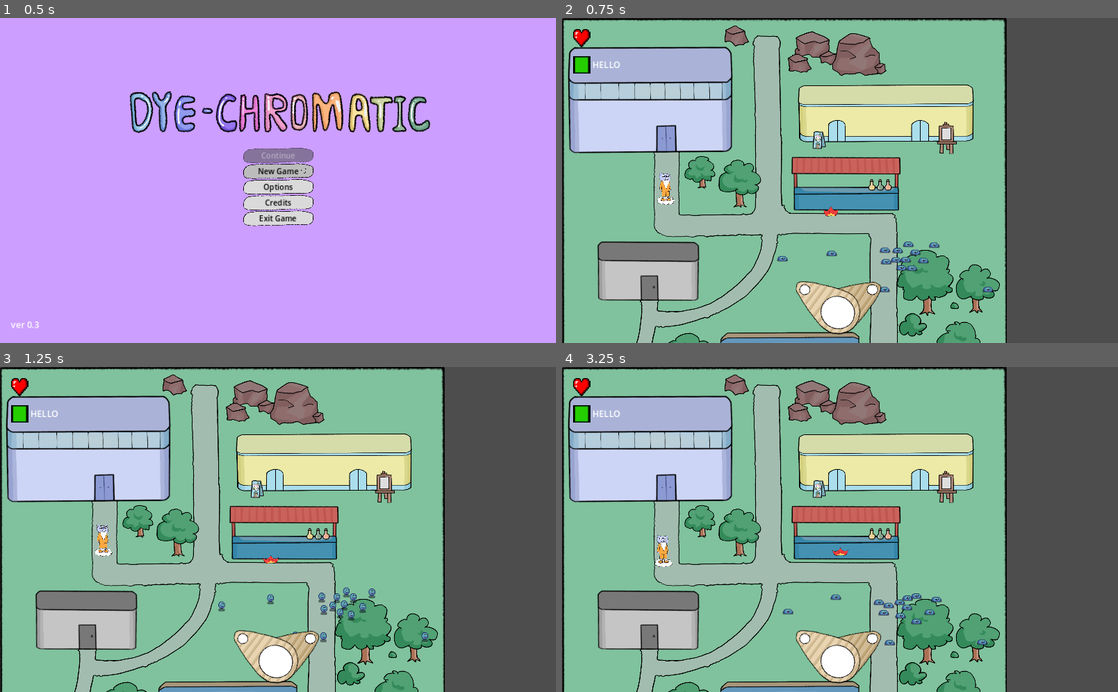
Above: before the commit, frames 1-4 (two rows, left to right).
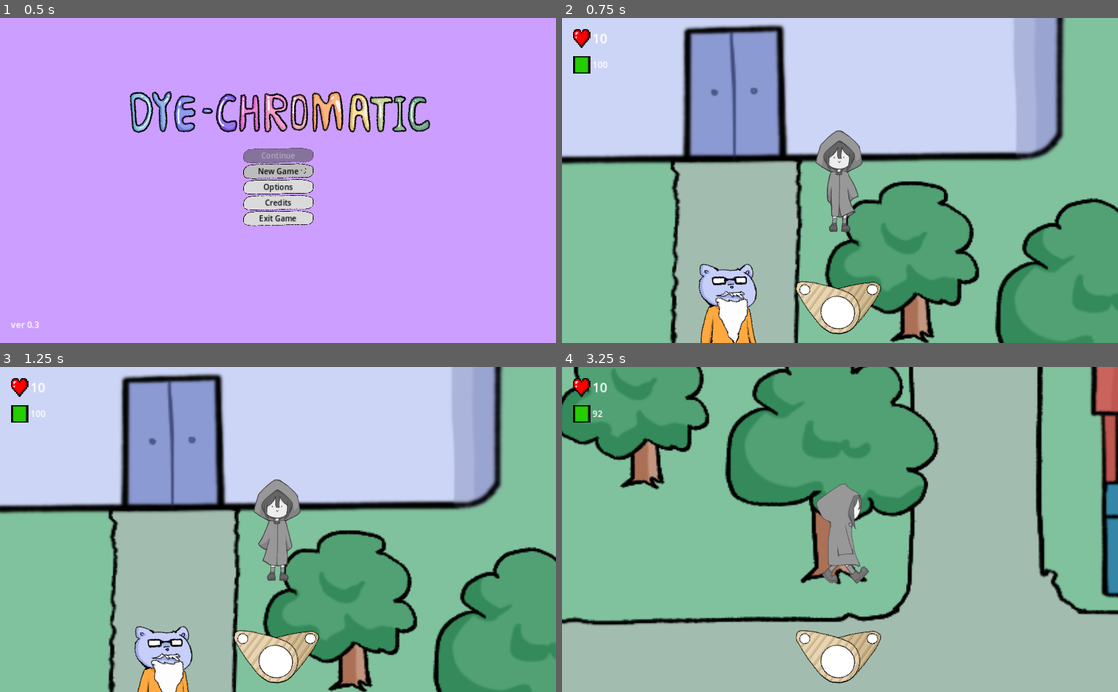
Above: after the commit, the same moments.

Repository: JMSVY-Super-Cool-Group-14/Dye-Chromatic
Game: Godot game, scene res://scenes/ui/main.tscn
Same seed, same stepped clock (60 frames per second), same inputs: the game is played once before the commit and once after it.
Inputs (mouse positions are in pixels of both pictures, inside the frame that each line leads up to):
- Up to frame 1 (0.5 s): no input
- Up to frame 2 (0.75 s): click "New Game" at 0.5 s
- Up to frame 3 (1.25 s): no input
- Up to frame 4 (3.25 s): move the mouse to (962, 513) at 1.27 s; hold D (move_right) 1.28-2.03 s; tap C (interact) at 1.35 s; move the mouse to (728, 545) at 2.02 s; hold S (move_down) 2.03-2.78 s; tap V (lock_on) at 2.1 s; move the mouse to (895, 458) at 2.77 s; hold D (move_right) from 2.78 s (still down); hold F (melee_attack) from 2.78 s (still down)

Frame 1 is identical in both runs. In frame 2, 78% of the frame differs, in the area x 0-100%, y 0-100%; in frame 3, 78%; in frame 4, 84%.
Error before the commit: Invalid access to property or key 'hp' on a base object of type 'null instance'. (res://scripts/StateMachine/GameFSM.gd:13)

Commit message:
Fixed WEIRD merge break

Diff:
--- a/src/scenes/player.tscn
+++ b/src/scenes/player.tscn
@@ -40,6 +40,11 @@
 [ext_resource type="Texture2D" uid="uid://dyxxmbruridks" path="res://assets/sprites/mc_basic.sprites/walk_back/walk_b6.tres" id="31_tl005"]
 [ext_resource type="Script" path="res://scripts/PlayerAnimated.gd" id="33_pu3a3"]
 [ext_resource type="Script" path="res://scripts/Camera2D.gd" id="34_oibyl"]
+[ext_resource type="Texture2D" uid="uid://dex3d2e5spbo6" path="res://assets/sprites/slash.sprites/Slash-1.tres" id="41_044ym"]
+[ext_resource type="Texture2D" uid="uid://ui4hssfnydx4" path="res://assets/sprites/slash.sprites/Slash-2.tres" id="42_ge6ck"]
+[ext_resource type="Texture2D" uid="uid://cxxag1we6q62f" path="res://assets/sprites/slash.sprites/Slash-3.tres" id="43_yem7g"]
+[ext_resource type="Texture2D" uid="uid://l2nvsqvjk3wm" path="res://assets/sprites/slash.sprites/Slash-4.tres" id="44_6dvai"]
+[ext_resource type="Texture2D" uid="uid://bg1h6s2vbpvvn" path="res://assets/UI/targetLockTemp.png" id="45_ar07b"]
 
 [sub_resource type="SpriteFrames" id="SpriteFrames_bgi2u"]
 animations = [{
@@ -210,6 +215,98 @@
 height = 1020.0
 
 [sub_resource type="CapsuleShape2D" id="CapsuleShape2D_ugejp"]
+
+[sub_resource type="SpriteFrames" id="SpriteFrames_jbfnq"]
+animations = [{
+"frames": [{
+"duration": 0.1,
+"texture": null
+}, {
+"duration": 0.1,
+"texture": ExtResource("41_044ym")
+}, {
+"duration": 0.1,
+"texture": ExtResource("42_ge6ck")
+}, {
+"duration": 0.1,
+"texture": ExtResource("43_yem7g")
+}, {
+"duration": 0.1,
+"texture": ExtResource("44_6dvai")
+}, {
+"duration": 0.1,
+"texture": null
+}],
+"loop": false,
+"name": &"attack",
+"speed": 15.0
+}]
+
+[sub_resource type="Animation" id="Animation_81yjo"]
+resource_name = "attack1"
+length = 3.5
+tracks/0/type = "value"
+tracks/0/imported = false
+tracks/0/enabled = true
+tracks/0/path = NodePath("MeleeAnimate1:frame")
+tracks/0/interp = 1
+tracks/0/loop_wrap = true
+tracks/0/keys = {
+"times": PackedFloat32Array(0, 0.2, 1, 1.8, 2.6, 3.5),
+"transitions": PackedFloat32Array(1, 1, 1, 1, 1, 1),
+"update": 1,
+"values": [0, 1, 2, 3, 4, 5]
+}
+tracks/1/type = "value"
+tracks/1/imported = false
+tracks/1/enabled = true
+tracks/1/path = NodePath("MeleeHitbox:disabled")
+tracks/1/interp = 1
+tracks/1/loop_wrap = true
+tracks/1/keys = {
+"times": PackedFloat32Array(0, 1, 3, 3.5),
+"transitions": PackedFloat32Array(1, 1, 1, 1),
+"update": 1,
+"values": [true, false, false, true]
+}
+
+[sub_resource type="AnimationLibrary" id="AnimationLibrary_qtfsg"]
+_data = {
+"attack1": SubResource("Animation_81yjo")
+}
+
+[sub_resource type="Animation" id="Animation_l0y56"]
+resource_name = "attack2"
+length = 3.5
+tracks/0/type = "value"
+tracks/0/imported = false
+tracks/0/enabled = true
+tracks/0/path = NodePath(".:frame")
+tracks/0/interp = 1
+tracks/0/loop_wrap = true
+tracks/0/keys = {
+"times": PackedFloat32Array(0, 0.2, 1, 1.8, 2.6, 3.5),
+"transitions": PackedFloat32Array(1, 1, 1, 1, 1, 1),
+"update": 1,
+"values": [0, 1, 2, 3, 4, 5]
+}
+tracks/1/type = "value"
+tracks/1/imported = false
+tracks/1/enabled = true
+tracks/1/path = NodePath("../MeleeHitbox:disabled")
+tracks/1/interp = 1
+tracks/1/loop_wrap = true
+tracks/1/keys = {
+"times": PackedFloat32Array(0, 1, 3, 3.5),
+"transitions": PackedFloat32Array(1, 1, 1, 1),
+"update": 1,
+"values": [true, false, false, true]
+}
+
+[sub_resource type="AnimationLibrary" id="AnimationLibrary_2r1e6"]
+_data = {
+"attack2": SubResource("Animation_l0y56")
+}
 
 [sub_resource type="CircleShape2D" id="CircleShape2D_aq8ff"]
 
@@ -223,10 +320,9 @@
 sprite_frames = SubResource("SpriteFrames_bgi2u")
 animation = &"melee_up"
 autoplay = "idle"
-frame_progress = 0.0637815
 script = ExtResource("33_pu3a3")
 
-[node name="CollisionShape2D" type="CollisionShape2D" parent="." groups=["player"]]
+[node name="CollisionShape2D" type="CollisionShape2D" parent="."]
 visibility_layer = 3
 position = Vector2(-1.90735e-06, -1.90735e-06)
 scale = Vector2(0.1, 0.1)
@@ -237,9 +333,10 @@
 script = ExtResource("34_oibyl")
 
 [node name="MeleeRange" type="Area2D" parent="."]
-
-[node name="CollisionShape2D" type="CollisionShape2D" parent="MeleeRange"]
-scale = Vector2(8.68829, 5.42599)
+position = Vector2(0, -61)
+
+[node name="MeleeHitbox" type="CollisionShape2D" parent="MeleeRange"]
+scale = Vector2(6.12829, 4.58599)
 shape = SubResource("CapsuleShape2D_ugejp")
 disabled = true
 
@@ -248,6 +345,7 @@
 scale = Vector2(0.2, 0.2)
 sprite_frames = SubResource("SpriteFrames_jbfnq")
 animation = &"attack"
+frame = 5
 
 [node name="MeleePlayer1" type="AnimationPlayer" parent="MeleeRange/MeleeAnimate1"]
 root_node = NodePath("../..")
Not shown: 1 places in src/scenes/player.tscn that only renumber resources
